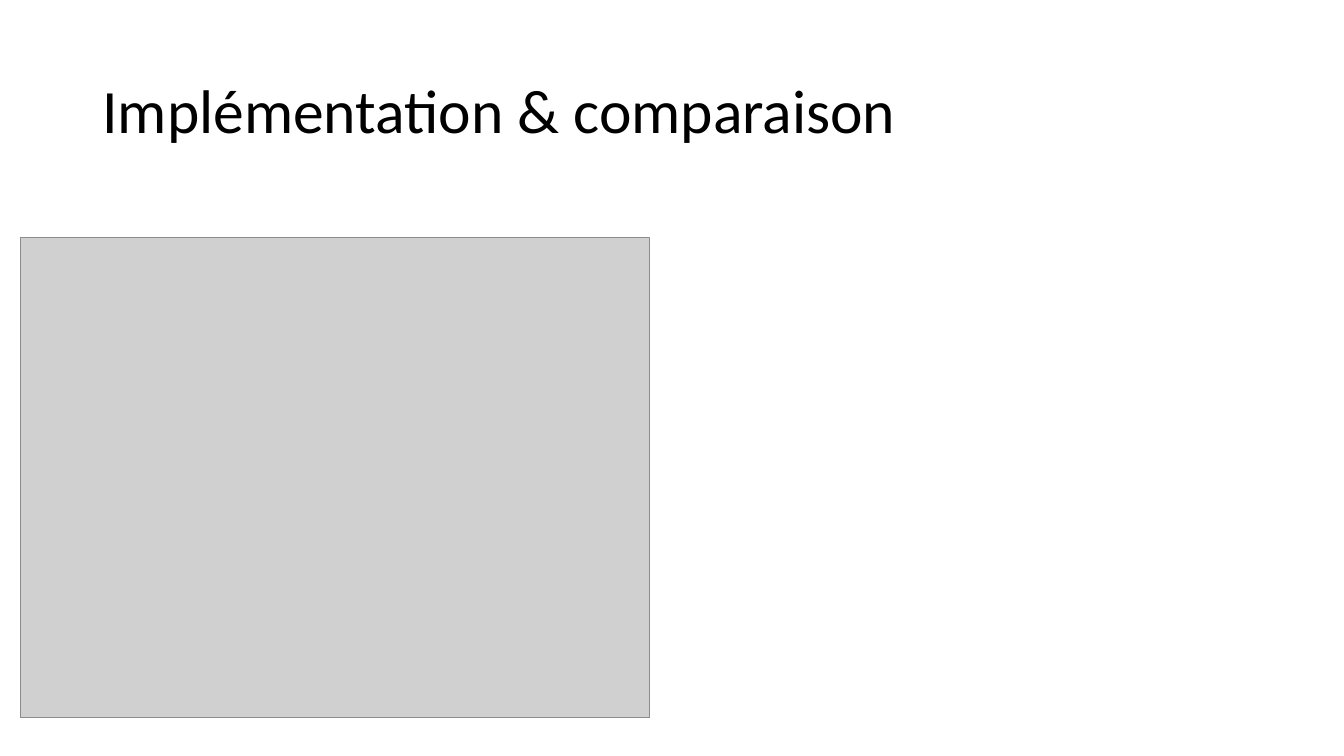
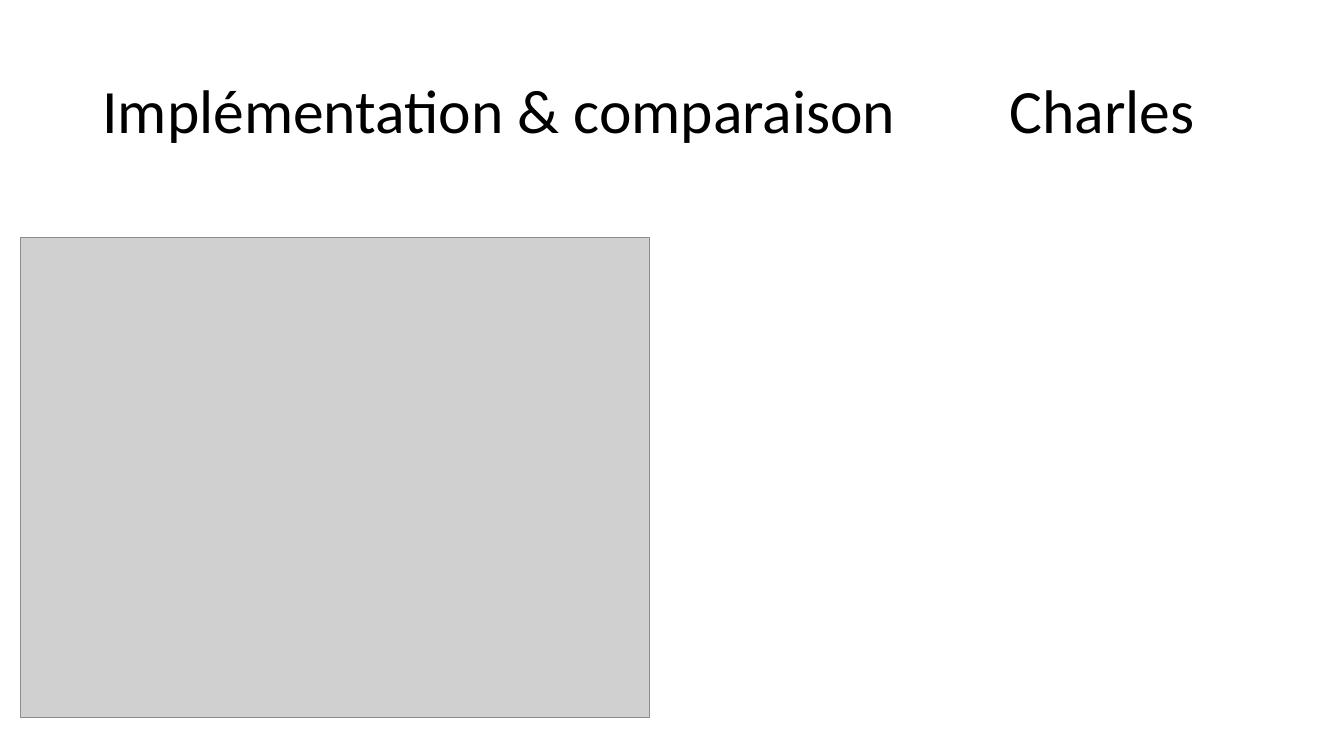
Before and after one commit to GRnice/ConcoursJuin, a slide deck: slide 13 of rapport/presentation.pptx. Drawn at 1344x756 pixels with LibreOffice and Linux fonts; fonts in the diff are those of the drawing; grey boxes stand for pictures. Boxes give left, top, right and bottom in pixels: in the first picture for what was removed or moved away, otherwise in the second. Text is boxed around its words. In the diff, an @@ line names an element or a change of style, - is before the commit and + after.

```diff
--- a/rapport/presentation.pptx
+++ b/rapport/presentation.pptx
@@ title at (x1=102, y1=90, x2=1195, y2=143): text changed @@
-Implémentation & comparaison
+Implémentation & comparaison Charles
```
Also in this commit, not shown: 12 other slides changed.
